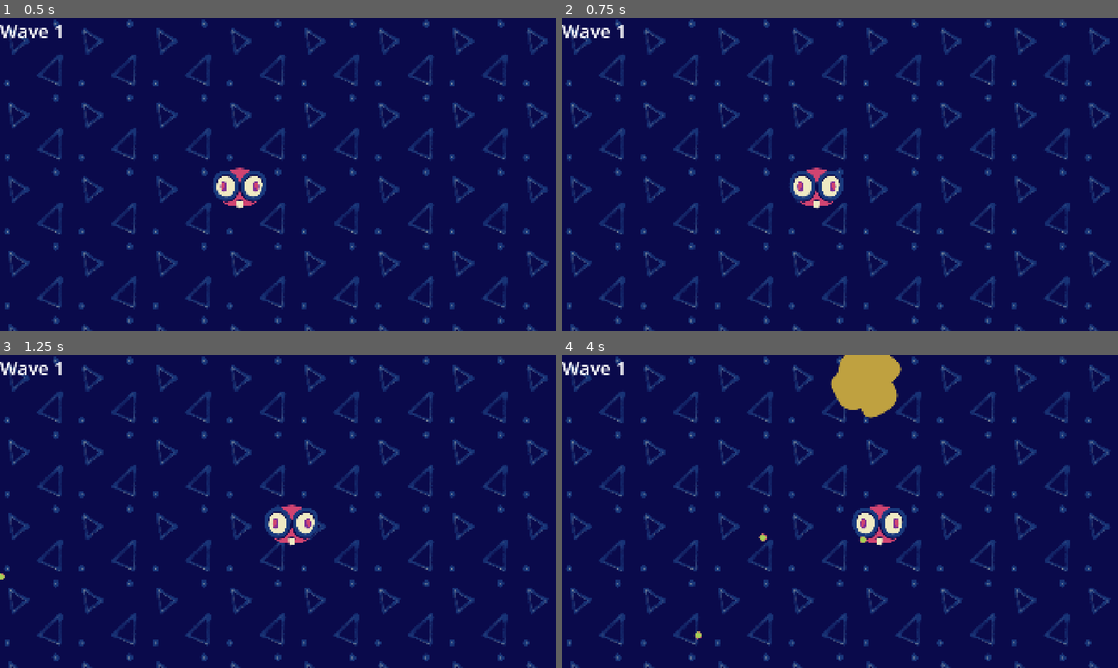
Above: before the commit, frames 1-4 (two rows, left to right).
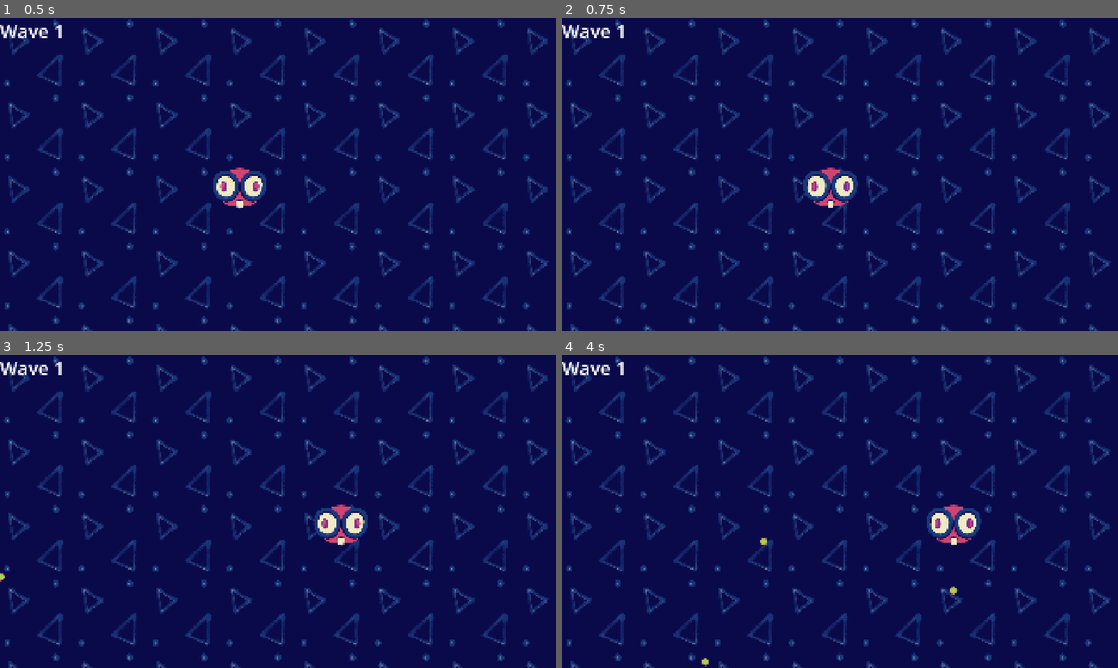
Above: after the commit, the same moments.

Repository: squarepear/ggj-26
Game: Godot game, scene res://world/world.tscn
Two runs of this game, one before a commit and one after it. Both use one fixed random seed, a clock stepped at 60 frames per second and the inputs below.
Inputs:
- Up to frame 1 (0.5 s): no input
- Up to frame 2 (0.75 s): tap Enter at 0.5 s; hold D (move_right) from 0.53 s (still down)
- Up to frame 3 (1.25 s): keep holding D (move_right)
- Up to frame 4 (4 s): release D (move_right) at 1.28 s; hold S (move_down) 1.28-2.03 s; hold D (move_right) 2.03-2.78 s; hold W (move_up) 2.78-3.53 s; hold A (move_left) from 3.53 s (still down)

Frame 1 is identical in both runs. In frame 2, 1.1% of the frame differs, in the area x 41-54%, y 47-62%; in frame 3, 1.7%; in frame 4, 3.8%, in the area x 23-76%, y 0-100%.

Commit message:
Increase player speed

Diff:
--- a/project/player/player.tscn
+++ b/project/player/player.tscn
@@ -78,6 +78,7 @@
 [node name="MovementCompenent" type="Node" parent="." unique_id=1891422578 node_paths=PackedStringArray("_body")]
 script = ExtResource("2_rkbax")
 _body = NodePath("..")
+speed = 500.0
 metadata/_custom_type_script = "uid://dfu1hk8ne0eau"
 
 [node name="InputComponent" type="Node" parent="." unique_id=335590015]
